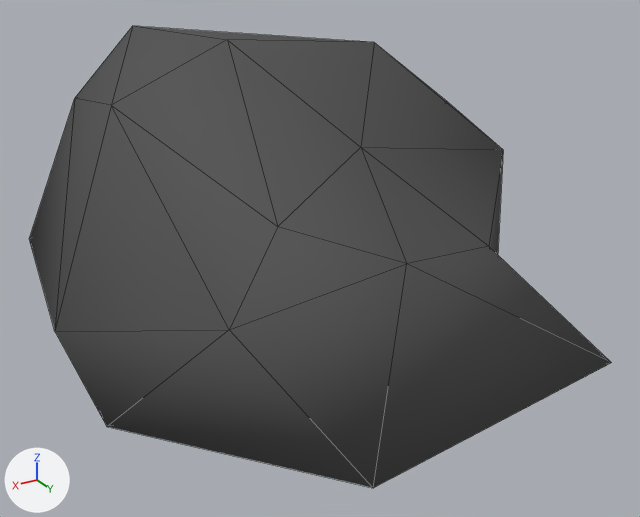
One commit to the Blender file Content/Environment/Foliage/Rocks/Meshes/SM_Rock_02.blend: the scene before it, then after it.
Rendered twice from a 50 mm camera at (0.611, 1.118, 0.596) aimed at (-0.03, 0.049, 0.062). The axes (+X, +Y, +Z) are drawn at lower left. The lights are the same throughout. Mesh edges are drawn as thin lines. Objects named as collision shapes, trigger or cutter boxes, shadow casters or lower levels of detail are left out.

The scene before the commit, as lines of its bpy script (objects in view):
```python
me_icosphere = bpy.data.meshes.new('Icosphere')
me_icosphere.from_pydata(...)  # 102 vertices, 200 faces; spans x -1.91..1.43, y -1.84..1.84, z 0.03..1.47
me_icosphere.polygons.foreach_set('use_smooth', [True] * 200)
me_icosphere.materials.append(mat_rock)  # dark grey #5a5a5a
ob_rock_02 = bpy.data.objects.new('Rock_02', me_icosphere)
ob_rock_02.location = (0.0, 0.0, -0.001)
ob_rock_02.scale = (0.269, 0.271, 0.279)
_m = ob_rock_02.modifiers.new('Decimate', 'DECIMATE')
_m.ratio = 0.2
```
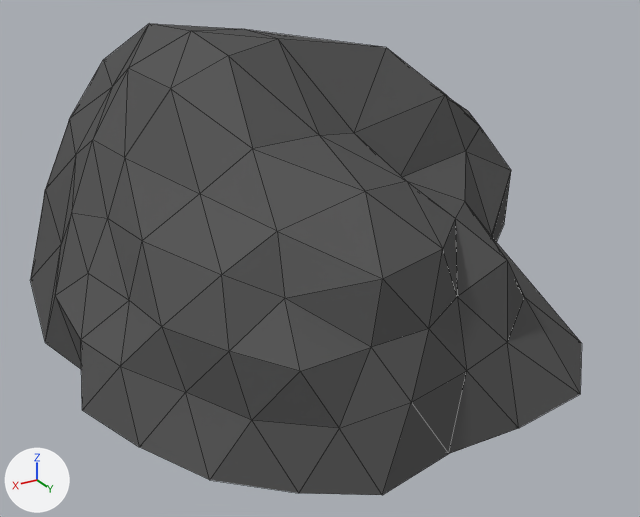
Pixel boxes [x1, y1, x2, y2] of what changed, in the pictures (640 x 517 px; the box of a moved part takes in the faces that stretch with it):
'Rock_02', reshaped, modifiers changed: before [29, 26, 611, 488]; after [30, 24, 581, 495]
part 1 of me_icosphere, moved or reshaped: before [29, 98, 611, 488]; after [30, 173, 581, 495]
part 2 of me_icosphere, shading changed: before [55, 26, 503, 488]; after [45, 24, 524, 428]

What the commit changed:
me_icosphere has 102 vertices, 200 faces and spans x -1.91..1.43, y -1.84..1.84, z 0.03..1.47.
me_icosphere is used by ob_rock_02; location (0.0, 0.0, -0.001); scale (0.269, 0.271, 0.279).
me_icosphere part 1: all 31 vertices in x -1.91..1.43, y -1.84..1.84, z 0.03..0.1 are scaled about the mesh origin by (1, 1, 0).
me_icosphere part 2: all faces are now shaded flat (200 of 200 changed).
Object 'Rock_02' (ob_rock_02) has a DECIMATE modifier named 'Decimate'.
Modifier setting removed (it was ratio = 0.2).
